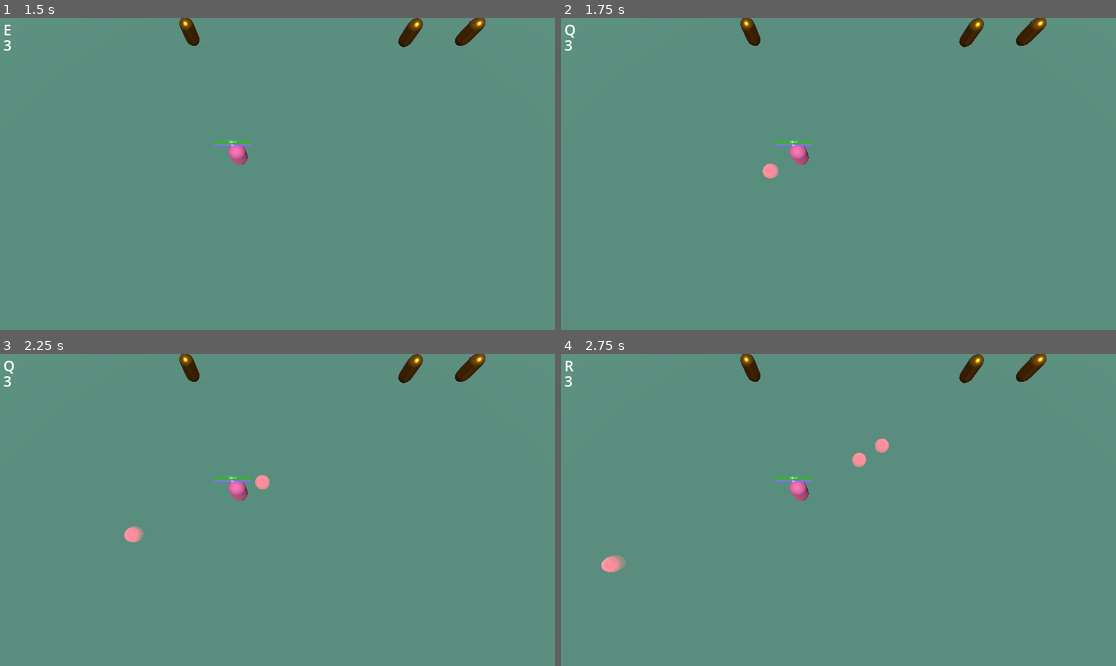
Above: before the commit, frames 1-4 (two rows, left to right).
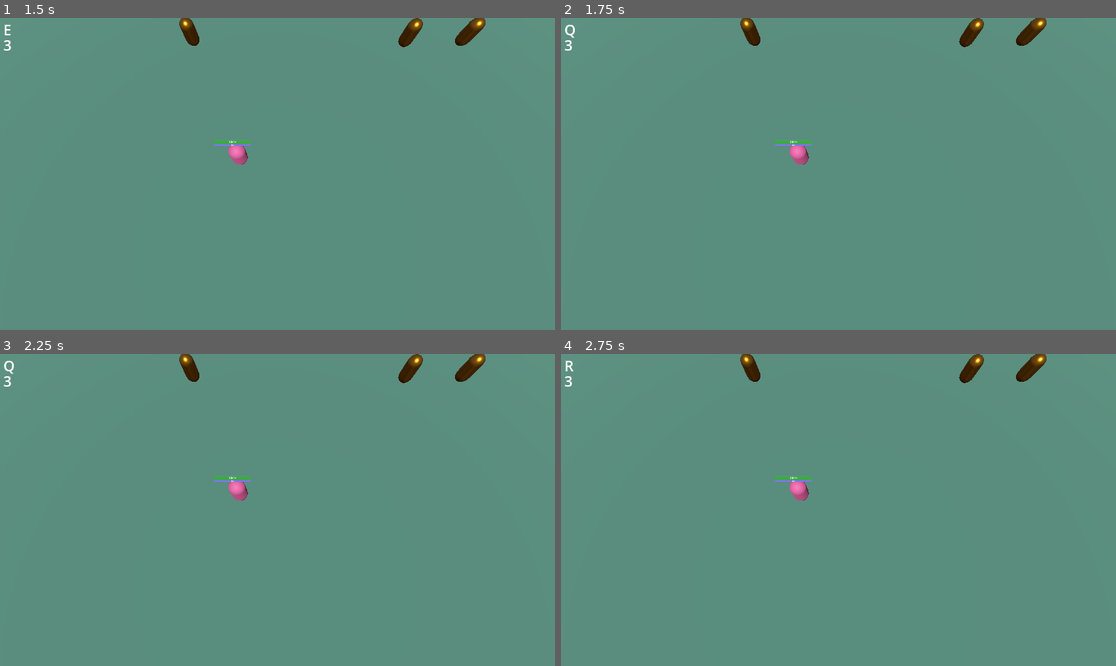
Above: after the commit, the same moments.

Repository: CoininDev/LigmadasLendas
Game: Godot game, scene res://cenas/cena_de_teste.tscn
Two runs of this game, one before a commit and one after it. Both use one fixed random seed, a clock stepped at 60 frames per second and the inputs below.
Inputs (mouse positions are in pixels of both pictures, inside the frame that each line leads up to):
- Up to frame 1 (1.5 s): tap Enter at 0.5 s; move the mouse to (399, 158) at 0.52 s; hold Right (ui_right) 0.53-1.28 s; tap A (a) at 0.6 s; tap E (e) at 0.8, 1.35 s; tap Space (space) at 1.25 s; move the mouse to (166, 189) at 1.27 s; hold Down (ui_down) from 1.28 s (still down)
- Up to frame 2 (1.75 s): keep holding Down (ui_down); tap Q (q) at 1.55 s
- Up to frame 3 (2.25 s): move the mouse to (333, 441) at 2.02 s; release Down (ui_down) at 2.03 s; hold Right (ui_right) from 2.03 s (still down); tap Q (q) at 2.1 s
- Up to frame 4 (2.75 s): keep holding Right (ui_right); tap R (r) at 2.3 s

Frame 1 is identical in both runs. In frame 2, 0.1% of the frame differs, in the area x 36-40%, y 46-52%; in frame 3, 0.2%; in frame 4, 0.4%, in the area x 7-60%, y 27-70%.

Commit message:
base hero

Diff:
--- a/cenas/cena_de_teste.tscn
+++ b/cenas/cena_de_teste.tscn
@@ -1,9 +1,8 @@
-[gd_scene load_steps=14 format=3 uid="uid://dvmj1414akb08"]
+[gd_scene load_steps=13 format=3 uid="uid://dvmj1414akb08"]
 
 [ext_resource type="PackedScene" uid="uid://c1xp1m6kdpsgk" path="res://objs/camera_man.tscn" id="1_kqkdf"]
 [ext_resource type="PackedScene" uid="uid://bj8w60mbxu343" path="res://heroes/hero_1.tscn" id="2_5g5id"]
 [ext_resource type="PackedScene" uid="uid://bi4vcv41hoy0q" path="res://heroes/saco_de_pancada.tscn" id="3_73l0t"]
-[ext_resource type="Script" path="res://scripts/showing_input_in_screen.gd" id="4_5628v"]
 
 [sub_resource type="NavigationMesh" id="NavigationMesh_h4w6h"]
 vertices = PackedVector3Array(-49.5, 1, 6.75, -5.5, 1, 6.75, -5.5, 1, 5.5, -49.5, 1, 6.75, -5.5, 1, 5.5, -4.25, 1, 3.75 …(1431 unchanged characters)…
@@ -37,6 +36,10 @@
 
 [node name="Cena de teste" type="Node3D"]
 
+[node name="CameraMan" parent="." node_paths=PackedStringArray("point") instance=ExtResource("1_kqkdf")]
+transform = Transform3D(1, 0, 0, 0, 0.258819, 0.965926, 0, -0.965926, 0.258819, 0, 15, 28.3142)
+point = NodePath("../Hero1")
+
 [node name="NavigationRegion3D" type="NavigationRegion3D" parent="."]
 transform = Transform3D(1, 0, 0, 0, 1, 0, 0, 0, 1, 0, -1, 0)
 navigation_mesh = SubResource("NavigationMesh_h4w6h")
@@ -69,10 +72,6 @@
 [node name="Hero1" parent="." instance=ExtResource("2_5g5id")]
 transform = Transform3D(1, 0, 0, 0, 1, 0, 0, 0, 1, -12.292, 1, 22.125)
 
-[node name="CameraMan" parent="." node_paths=PackedStringArray("point") instance=ExtResource("1_kqkdf")]
-transform = Transform3D(1, 0, 0, 0, 0.258819, 0.965926, 0, -0.965926, 0.258819, 0, 15, 28.3142)
-point = NodePath("../Hero1/CameraPointComponent")
-
 [node name="SacoDePancada" parent="." instance=ExtResource("3_73l0t")]
 transform = Transform3D(1, 0, 0, 0, 1, 0, 0, 0, 1, 0, 1, 12.548)
 
@@ -88,34 +87,6 @@
 [node name="SacoDePancada3" parent="." instance=ExtResource("3_73l0t")]
 transform = Transform3D(1, 0, 0, 0, 1, 0, 0, 0, 1, -16.3988, 1, 12.4529)
 
-[node name="HUD" type="Control" parent="." node_paths=PackedStringArray("camera")]
-layout_mode = 3
-anchors_preset = 0
-offset_left = 113.0
-offset_top = 60.0
-offset_right = 113.0
-offset_bottom = 60.0
-script = ExtResource("4_5628v")
-camera = NodePath("../CameraMan/Camera3D")
-
-[node name="Label" type="Label" parent="HUD"]
-layout_mode = 0
-offset_left = -106.0
-offset_top = -57.0
-offset_right = 150.0
-offset_bottom = 15.0
-theme_override_font_sizes/font_size = 30
-text = "Key"
-
-[node name="Label2" type="Label" parent="HUD"]
-layout_mode = 0
-offset_left = -106.0
-offset_top = -25.0
-offset_right = -68.0
-offset_bottom = 29.0
-theme_override_font_sizes/font_size = 30
-text = "0"
-
+[editable path="CameraMan"]
 [editable path="Hero1"]
-[editable path="CameraMan"]
 [editable path="SacoDePancada"]
--- a/comps/scripts/NavigationComponent.gd
+++ b/comps/scripts/NavigationComponent.gd
@@ -4,6 +4,7 @@
 @export var speed = 500
 @export var action = "mright"
 @export var desired_distance:float = 1
+@export var hero:HeroBase
 var blocked:bool = false
 
 func _process(delta):
@@ -17,13 +18,13 @@
 	target_position = position
 
 func ditch_destiny():
-	target_position = get_parent().position
+	target_position = hero.position
 
 func move(delta):
 	if not blocked:
-		var current_pos = Vector3(get_parent().global_position.x, 1, get_parent().global_position.z)
+		var current_pos = Vector3(hero.global_position.x, 1, hero.global_position.z)
 		var next_path_pos = Vector3(get_next_path_position().x, 1, get_next_path_position().z)
-		get_parent().velocity = current_pos.direction_to(next_path_pos) * speed * delta
-		get_parent().move_and_slide()
+		hero.velocity = current_pos.direction_to(next_path_pos) * speed * delta
+		hero.move_and_slide()
 
-		get_parent().look_at(next_path_pos, Vector3.UP)#olhar para a direção certa
+		hero.look_at(next_path_pos, Vector3.UP)#olhar para a direção certa
--- a/heroes/hero_1.tscn
+++ b/heroes/hero_1.tscn
@@ -6,11 +6,11 @@
 [ext_resource type="PackedScene" uid="uid://dvaipocthe14r" path="res://comps/scenes/damage_mgr_component.tscn" id="2_qs483"]
 [ext_resource type="PackedScene" uid="uid://ek5hq7khlfdc" path="res://comps/scenes/battack_component.tscn" id="3_uakab"]
 [ext_resource type="PackedScene" uid="uid://bid6uhyybfx4x" path="res://comps/scenes/navigation_component.tscn" id="5_2h5n0"]
-[ext_resource type="PackedScene" uid="uid://pfj3r5o6efgg" path="res://comps/scenes/camera_point_component.tscn" id="7_rnlar"]
 [ext_resource type="PackedScene" uid="uid://5fpdn8fr4h7o" path="res://comps/scenes/controller_component.tscn" id="8_npv3n"]
 [ext_resource type="PackedScene" uid="uid://cwhihpdu5pw3h" path="res://comps/scenes/gui_component.tscn" id="9_q2u5u"]
 [ext_resource type="PackedScene" uid="uid://bfx1wxpmwujue" path="res://comps/scenes/sanity_component.tscn" id="10_8gc1h"]
-[ext_resource type="PackedScene" uid="uid://bb82m0a0q1pso" path="res://objs/targets/preview/direction_preview.tscn" id="11_3557q"]
+[ext_resource type="PackedScene" uid="uid://bb82m0a0q1pso" path="res://objs/targets/pointer/direction_pointer.tscn" id="10_l4is0"]
+[ext_resource type="PackedScene" uid="uid://df4c8oi2h37jp" path="res://objs/targets/pointer/spot_pointer.tscn" id="12_c5xx6"]
 
 [sub_resource type="CapsuleMesh" id="CapsuleMesh_wvo1n"]
 material = ExtResource("1_25tss")
@@ -19,14 +19,11 @@
 
 [node name="Hero1" type="CharacterBody3D" node_paths=PackedStringArray("dmgr", "q_p", "w_p", "e_p", "r_p")]
 script = ExtResource("1_ofmxg")
-dmgr = NodePath("DamageMgrComponent")
+dmgr = NodePath("comps/DamageMgrComponent")
 q_p = NodePath("AbilityCasters/Q")
 w_p = NodePath("AbilityCasters/W")
 e_p = NodePath("AbilityCasters/E")
 r_p = NodePath("AbilityCasters/R")
-
-[node name="CameraPointComponent" parent="." instance=ExtResource("7_rnlar")]
-transform = Transform3D(1, 0, 0, 0, 1, 0, 0, 0, 1, 0, 15, 0)
 
 [node name="MeshInstance3D" type="MeshInstance3D" parent="."]
 mesh = SubResource("CapsuleMesh_wvo1n")
@@ -34,44 +31,49 @@
 [node name="CollisionShape3D" type="CollisionShape3D" parent="."]
 shape = SubResource("CylinderShape3D_ey8t6")
 
-[node name="DamageMgrComponent" parent="." node_paths=PackedStringArray("health_component") instance=ExtResource("2_qs483")]
+[node name="comps" type="Node3D" parent="."]
+
+[node name="DamageMgrComponent" parent="comps" node_paths=PackedStringArray("health_component") instance=ExtResource("2_qs483")]
 health_component = NodePath("../HealthComponent")
 
-[node name="HealthComponent" parent="." instance=ExtResource("1_jp1t4")]
+[node name="HealthComponent" parent="comps" instance=ExtResource("1_jp1t4")]
 
-[node name="BAttackComponent" parent="." node_paths=PackedStringArray("nav_comp") instance=ExtResource("3_uakab")]
+[node name="BAttackComponent" parent="comps" node_paths=PackedStringArray("nav_comp") instance=ExtResource("3_uakab")]
 transform = Transform3D(1, 0, 0, 0, 1, 0, 0, 0, 1, 0, -1, 0)
 atk_damage = 4.0
 atk_cooldown = 0.65
 range = 3.0
 nav_comp = NodePath("../NavComponent")
 
-[node name="NavComponent" parent="." instance=ExtResource("5_2h5n0")]
-target_desired_distance = 0.2
+[node name="NavComponent" parent="comps" node_paths=PackedStringArray("hero") instance=ExtResource("5_2h5n0")]
+target_desired_distance = 0.1
 path_height_offset = -0.25
 speed = 300
+hero = NodePath("../..")
 
-[node name="ControllerComponent" parent="." node_paths=PackedStringArray("nav", "battack", "hero") instance=ExtResource("8_npv3n")]
+[node name="ControllerComponent" parent="comps" node_paths=PackedStringArray("nav", "battack", "hero") instance=ExtResource("8_npv3n")]
 nav = NodePath("../NavComponent")
 battack = NodePath("../BAttackComponent")
-hero = NodePath("..")
+hero = NodePath("../..")
 
-[node name="GUIComponent" parent="." node_paths=PackedStringArray("health_comp", "sanity_comp") instance=ExtResource("9_q2u5u")]
+[node name="GUIComponent" parent="comps" node_paths=PackedStringArray("health_comp", "sanity_comp") instance=ExtResource("9_q2u5u")]
 transform = Transform3D(1, 0, 0, 0, 1, 0, 0, 0, 1, 0, 1.73506, 0)
 health_comp = NodePath("../HealthComponent")
 has_sanity = true
 sanity_comp = NodePath("../SanityComponent")
 
-[node name="SanityComponent" parent="." node_paths=PackedStringArray("health_comp") instance=ExtResource("10_8gc1h")]
+[node name="SanityComponent" parent="comps" node_paths=PackedStringArray("health_comp") instance=ExtResource("10_8gc1h")]
 health_comp = NodePath("../HealthComponent")
 
 [node name="AbilityCasters" type="Node3D" parent="."]
 transform = Transform3D(1, 0, 0, 0, 1, 0, 0, 0, 1, 0, -1, 0)
 
-[node name="Q" parent="AbilityCasters" instance=ExtResource("11_3557q")]
+[node name="Q" parent="AbilityCasters" instance=ExtResource("10_l4is0")]
 
-[node name="W" parent="AbilityCasters" instance=ExtResource("11_3557q")]
+[node name="W" parent="AbilityCasters" instance=ExtResource("12_c5xx6")]
 
-[node name="E" parent="AbilityCasters" instance=ExtResource("11_3557q")]
+[node name="E" parent="AbilityCasters" node_paths=PackedStringArray("mesh_instance") instance=ExtResource("10_l4is0")]
+mesh_instance = NodePath("../Q/MeshInstance3D")
 
-[node name="R" parent="AbilityCasters" instance=ExtResource("11_3557q")]
+[node name="R" parent="AbilityCasters" node_paths=PackedStringArray("mesh_instance") instance=ExtResource("10_l4is0")]
+mesh_instance = NodePath("../Q/MeshInstance3D")
--- a/heroes/saco_de_pancada.tscn
+++ b/heroes/saco_de_pancada.tscn
@@ -9,7 +9,7 @@
 [ext_resource type="PackedScene" uid="uid://bid6uhyybfx4x" path="res://comps/scenes/navigation_component.tscn" id="7_r5h44"]
 [ext_resource type="PackedScene" uid="uid://cx88lgs15cpdr" path="res://comps/scenes/effects_component.tscn" id="8_xgmrb"]
 [ext_resource type="PackedScene" uid="uid://ek5hq7khlfdc" path="res://comps/scenes/battack_component.tscn" id="9_lc4gq"]
-[ext_resource type="PackedScene" uid="uid://bb82m0a0q1pso" path="res://objs/targets/preview/direction_preview.tscn" id="10_f0st5"]
+[ext_resource type="PackedScene" uid="uid://bb82m0a0q1pso" path="res://objs/targets/pointer/direction_pointer.tscn" id="10_v1yr6"]
 
 [sub_resource type="CylinderShape3D" id="CylinderShape3D_vra3a"]
 
@@ -46,7 +46,8 @@
 MAX_SANITY = 50.0
 health_comp = NodePath("../HealthComponent")
 
-[node name="NavigationComponent" parent="." instance=ExtResource("7_r5h44")]
+[node name="NavigationComponent" parent="." node_paths=PackedStringArray("hero") instance=ExtResource("7_r5h44")]
+hero = NodePath("..")
 
 [node name="EffectsComponent" parent="." node_paths=PackedStringArray("battack_comp", "nav_comp", "health_comp", "sanity_comp") instance=ExtResource("8_xgmrb")]
 battack_comp = NodePath("../BAttackComponent")
@@ -59,10 +60,13 @@
 
 [node name="AbilityPointers" type="Node3D" parent="."]
 
-[node name="Q" parent="AbilityPointers" instance=ExtResource("10_f0st5")]
+[node name="Q" parent="AbilityPointers" instance=ExtResource("10_v1yr6")]
 
-[node name="W" parent="AbilityPointers" instance=ExtResource("10_f0st5")]
+[node name="W" parent="AbilityPointers" node_paths=PackedStringArray("mesh_instance") instance=ExtResource("10_v1yr6")]
+mesh_instance = NodePath("../Q/MeshInstance3D")
 
-[node name="E" parent="AbilityPointers" instance=ExtResource("10_f0st5")]
+[node name="E" parent="AbilityPointers" node_paths=PackedStringArray("mesh_instance") instance=ExtResource("10_v1yr6")]
+mesh_instance = NodePath("../Q/MeshInstance3D")
 
-[node name="R" parent="AbilityPointers" instance=ExtResource("10_f0st5")]
+[node name="R" parent="AbilityPointers" node_paths=PackedStringArray("mesh_instance") instance=ExtResource("10_v1yr6")]
+mesh_instance = NodePath("../Q/MeshInstance3D")
--- a/objs/camera_man.tscn
+++ b/objs/camera_man.tscn
@@ -1,6 +1,7 @@
-[gd_scene load_steps=6 format=3 uid="uid://c1xp1m6kdpsgk"]
+[gd_scene load_steps=7 format=3 uid="uid://c1xp1m6kdpsgk"]
 
 [ext_resource type="Script" path="res://scripts/CameraMan.gd" id="1_v86fq"]
+[ext_resource type="Script" path="res://scripts/showing_input_in_screen.gd" id="2_gm4td"]
 
 [sub_resource type="BoxShape3D" id="BoxShape3D_u1rgv"]
 
@@ -142,6 +143,34 @@
 grow_vertical = 2
 mouse_filter = 1
 
+[node name="HUD" type="Control" parent="Camera3D" node_paths=PackedStringArray("camera")]
+layout_mode = 3
+anchors_preset = 0
+offset_left = 113.0
+offset_top = 60.0
+offset_right = 113.0
+offset_bottom = 60.0
+script = ExtResource("2_gm4td")
+camera = NodePath("..")
+
+[node name="Label" type="Label" parent="Camera3D/HUD"]
+layout_mode = 0
+offset_left = -106.0
+offset_top = -57.0
+offset_right = 150.0
+offset_bottom = 15.0
+theme_override_font_sizes/font_size = 30
+text = "Key"
+
+[node name="Label2" type="Label" parent="Camera3D/HUD"]
+layout_mode = 0
+offset_left = -106.0
+offset_top = -25.0
+offset_right = -68.0
+offset_bottom = 29.0
+theme_override_font_sizes/font_size = 30
+text = "0"
+
 [connection signal="mouse_entered" from="Camera3D/Cantos/up" to="." method="_on_up_mouse_entered"]
 [connection signal="mouse_exited" from="Camera3D/Cantos/up" to="." method="_on_up_mouse_exited"]
 [connection signal="mouse_entered" from="Camera3D/Cantos/up_left" to="." method="_on_up_left_mouse_entered"]
--- /dev/null
+++ b/objs/targets/cast/CircularArea.gd
@@ -0,0 +1,26 @@
+extends Node3D
+
+@export var atk:Attack
+@export var apply_to:Array = ["hitbox_owner"]
+@export var radius:float = 2
+@export var delay:float = 1
+@onready var area = $Area3D
+
+func _ready():
+	$Area3D/CollisionShape3D.shape.radius = radius
+	$Area3D/MeshInstance3D.mesh.radius = radius
+	start()
+
+func start():
+	$Timer.start(delay)
+
+
+func _on_timer_timeout():
+	attack()
+
+func attack():
+	for body in area.get_overlapping_bodies():
+		for x in apply_to:
+			if body.is_in_group(x) && !body == atk.caster:
+				body.damage(atk)
+	queue_free()
--- a/objs/targets/cast/Projectile.gd
+++ b/objs/targets/cast/Projectile.gd
@@ -9,6 +9,7 @@
 @export var speed:float
 @export var unique_victim:bool = false
 
+var obsolete:Array = []
 var running = false
 @onready var end = $end
 @onready var bullet = $bullet
@@ -21,8 +22,6 @@
 func _process(delta):
 	if running:
 		run(delta)
-	if bullet.has_overlapping_areas():
-		print(bullet.get_overlapping_areas())
 
 func start():
 	running = true
@@ -39,7 +38,9 @@
 	if body != atk.caster:
 		for group in apply_to:
 			if body.is_in_group(group):
-				body.damage(atk)
+				if !obsolete.has(body):
+					body.damage(atk)
+					obsolete.append(body)
 
 
 func _on_bullet_area_entered(area):
--- /dev/null
+++ b/objs/targets/cast/circular_area.tscn
@@ -0,0 +1,27 @@
+[gd_scene load_steps=5 format=3 uid="uid://c4v0u0grly21r"]
+
+[ext_resource type="Script" path="res://objs/targets/cast/CircularArea.gd" id="1_6paqy"]
+[ext_resource type="Material" uid="uid://7s52l7ud3a8x" path="res://graphics/casd.tres" id="2_7dysp"]
+
+[sub_resource type="SphereShape3D" id="SphereShape3D_oammc"]
+
+[sub_resource type="SphereMesh" id="SphereMesh_fclba"]
+material = ExtResource("2_7dysp")
+radius = 2.0
+height = 2.0
+is_hemisphere = true
+
+[node name="CircularArea" type="Node3D"]
+script = ExtResource("1_6paqy")
+
+[node name="Area3D" type="Area3D" parent="."]
+
+[node name="CollisionShape3D" type="CollisionShape3D" parent="Area3D"]
+shape = SubResource("SphereShape3D_oammc")
+
+[node name="MeshInstance3D" type="MeshInstance3D" parent="Area3D"]
+mesh = SubResource("SphereMesh_fclba")
+
+[node name="Timer" type="Timer" parent="."]
+
+[connection signal="timeout" from="Timer" to="." method="_on_timer_timeout"]
--- /dev/null
+++ b/objs/targets/pointer/DirectionPointer.gd
@@ -0,0 +1,19 @@
+extends Pointer
+class_name DirectionPointer
+
+@export var mesh_instance:MeshInstance3D
+
+func _process(delta):
+	var camera = get_tree().get_nodes_in_group("camera")[0]
+	var mousepos = get_viewport().get_mouse_position()
+	var raylen = 1000
+	var from = camera.project_ray_origin(mousepos)
+	var to = from + camera.project_ray_normal(mousepos) * raylen
+	var space = get_parent().get_world_3d().direct_space_state
+	var rayquery = PhysicsRayQueryParameters3D.new()
+	rayquery.from = from
+	rayquery.to = to
+	var result = space.intersect_ray(rayquery)
+	if !result.is_empty():
+		look_at(result.position)
+		rotation.x = 0
--- /dev/null
+++ b/objs/targets/pointer/Pointer.gd
@@ -0,0 +1,2 @@
+extends Node3D
+class_name Pointer
--- /dev/null
+++ b/objs/targets/pointer/SpotPointer.gd
@@ -0,0 +1,38 @@
+extends Pointer
+
+@export var radius:float = 2
+@export var range:float = 15
+
+var mouse_pos:Vector3 = Vector3.ZERO
+var mark_pos:Vector3
+
+func _ready():
+	$Marker3D/MeshInstance3D.mesh.size.x = radius *2
+	$Marker3D/MeshInstance3D.mesh.size.y = radius *2
+
+func _process(delta):
+	mouse_pos_processing()
+	positioning()
+	mark_pos = $Marker3D.global_position
+
+
+func mouse_pos_processing():
+	var camera = get_tree().get_nodes_in_group("camera")[0]
+	var mousepos = get_viewport().get_mouse_position()
+	var raylen = 1000
+	var from = camera.project_ray_origin(mousepos)
+	var to = from + camera.project_ray_normal(mousepos) * raylen
+	var space = get_parent().get_world_3d().direct_space_state
+	var rayquery = PhysicsRayQueryParameters3D.new()
+	rayquery.from = from
+	rayquery.to = to
+	var result = space.intersect_ray(rayquery)
+	if !result.is_empty():
+		mouse_pos = result.position
+
+func positioning():
+	look_at(mouse_pos)
+	rotation.x = 0
+	$Marker3D.position.z = -mouse_pos.distance_to(global_position)
+	if $Marker3D.position.z < -range:
+		$Marker3D.position.z = -range
--- /dev/null
+++ b/objs/targets/pointer/direction_pointer.tscn
@@ -0,0 +1,20 @@
+[gd_scene load_steps=5 format=3 uid="uid://bb82m0a0q1pso"]
+
+[ext_resource type="Script" path="res://objs/targets/pointer/DirectionPointer.gd" id="1_cb01i"]
+[ext_resource type="Texture2D" uid="uid://boia5wfdh8g3d" path="res://graphics/iconmonstr-arrow-up-thin.svg" id="2_lynvm"]
+
+[sub_resource type="StandardMaterial3D" id="StandardMaterial3D_o3isd"]
+transparency = 1
+albedo_texture = ExtResource("2_lynvm")
+
+[sub_resource type="PlaneMesh" id="PlaneMesh_gw8oa"]
+material = SubResource("StandardMaterial3D_o3isd")
+size = Vector2(1, 1)
+
+[node name="DirectionPointer" type="Node3D" node_paths=PackedStringArray("mesh_instance")]
+visible = false
+script = ExtResource("1_cb01i")
+mesh_instance = NodePath("MeshInstance3D")
+
+[node name="MeshInstance3D" type="MeshInstance3D" parent="."]
+mesh = SubResource("PlaneMesh_gw8oa")
--- /dev/null
+++ b/objs/targets/pointer/spot_pointer.tscn
@@ -0,0 +1,22 @@
+[gd_scene load_steps=5 format=3 uid="uid://df4c8oi2h37jp"]
+
+[ext_resource type="Script" path="res://objs/targets/pointer/SpotPointer.gd" id="1_nvov1"]
+[ext_resource type="Texture2D" uid="uid://clnpl1p7w8086" path="res://graphics/circle.svg" id="2_ll0xn"]
+
+[sub_resource type="StandardMaterial3D" id="StandardMaterial3D_u6wj8"]
+transparency = 1
+albedo_texture = ExtResource("2_ll0xn")
+
+[sub_resource type="PlaneMesh" id="PlaneMesh_6f1dq"]
+material = SubResource("StandardMaterial3D_u6wj8")
+size = Vector2(1, 1)
+
+[node name="SpotPointer" type="Node3D"]
+visible = false
+script = ExtResource("1_nvov1")
+
+[node name="Marker3D" type="Marker3D" parent="."]
+
+[node name="MeshInstance3D" type="MeshInstance3D" parent="Marker3D"]
+mesh = SubResource("PlaneMesh_6f1dq")
+skeleton = NodePath("../..")
--- a/scripts/Ability.gd
+++ b/scripts/Ability.gd
@@ -1,6 +1,7 @@
 extends Node
 class_name Ability
 var apply_to:Array = []
+var atk:Attack
 var target_position:Vector3 = Vector3.ZERO
 var target_direction:Vector3 = Vector3.ZERO
 var range:float = 0
--- a/scripts/CameraMan.gd
+++ b/scripts/CameraMan.gd
@@ -5,7 +5,7 @@
 
 
 @export var point:Node3D
-var point_offset = Vector3(0,0,5)
+var point_offset = Vector3(0,15,5)
 var smooth_speed = 20
 var lock_camera = false
 @export var max_zoom:float = 10
--- a/scripts/HeroBase.gd
+++ b/scripts/HeroBase.gd
@@ -1,10 +1,10 @@
 extends Node3D
 class_name HeroBase
 @export var dmgr: DamageMgrComponent
-@export var q_p: Node3D
-@export var w_p: Node3D
-@export var e_p: Node3D
-@export var r_p: Node3D
+@export var q_p: Pointer
+@export var w_p: Pointer
+@export var e_p: Pointer
+@export var r_p: Pointer
 
 var q = Ability.new()
 var w = Ability.new()
@@ -20,12 +20,10 @@
 	pass
 
 func _process(delta):
-	q.target_direction = q_p.position
+	pass
 
 func q_preview():
-	q_p.mesh_instance.position.z = -15/2
-	q_p.mesh_instance.scale.z = 15
-	q_p.visible = true
+	pass
 
 func w_preview():
 	pass
@@ -34,10 +32,7 @@
 	pass
 
 func r_preview():
-	r_p.mesh_instance.position.z = -30/2
-	r_p.mesh_instance.scale.z = 30
-	r_p.visible = true
-
+	pass
 
 func a_preview():
 	pass
@@ -45,19 +40,8 @@
 
 
 func q_cast():
-	var atk = Attack.new()
-	atk.magic_damage = 30
-	var target = load("res://objs/targets/cast/projectile.tscn")
-	var target_i = target.instantiate()
-	target_i.global_rotation = q_p.global_rotation
-	atk.caster = self
-	target_i.atk = atk
-	target_i.radius = 0.5
-	target_i.distance = 15
-	target_i.speed = 10
-	q_p.visible = false
-	get_parent().add_child(target_i)
-	target_i.global_position = global_position
+	pass
+
 func w_cast():
 	pass
 
@@ -65,21 +49,7 @@
 	pass
 
 func r_cast():
-	var atk = Attack.new()
-	atk.magic_damage = 30
-	atk.physic_damage = 30
-	atk.fear_time = 1
-	atk.caster = self
-	var target = load("res://objs/targets/cast/projectile.tscn")
-	var ti = target.instantiate()
-	ti.global_rotation = r_p.global_rotation
-	ti.atk = atk
-	ti.radius = 0.5
-	ti.speed = 10
-	ti.distance = 30
-	r_p.visible=false
-	get_parent().add_child(ti)
-	ti.global_position = global_position
+	pass
 
 func a_cast():
 	pass
